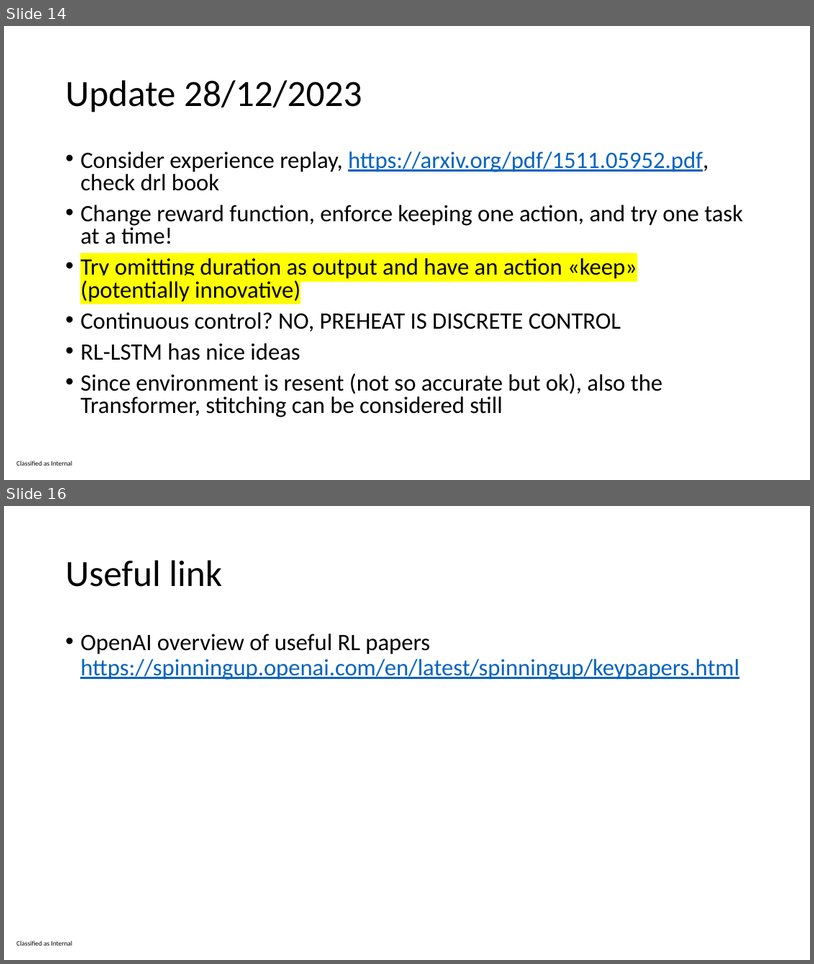
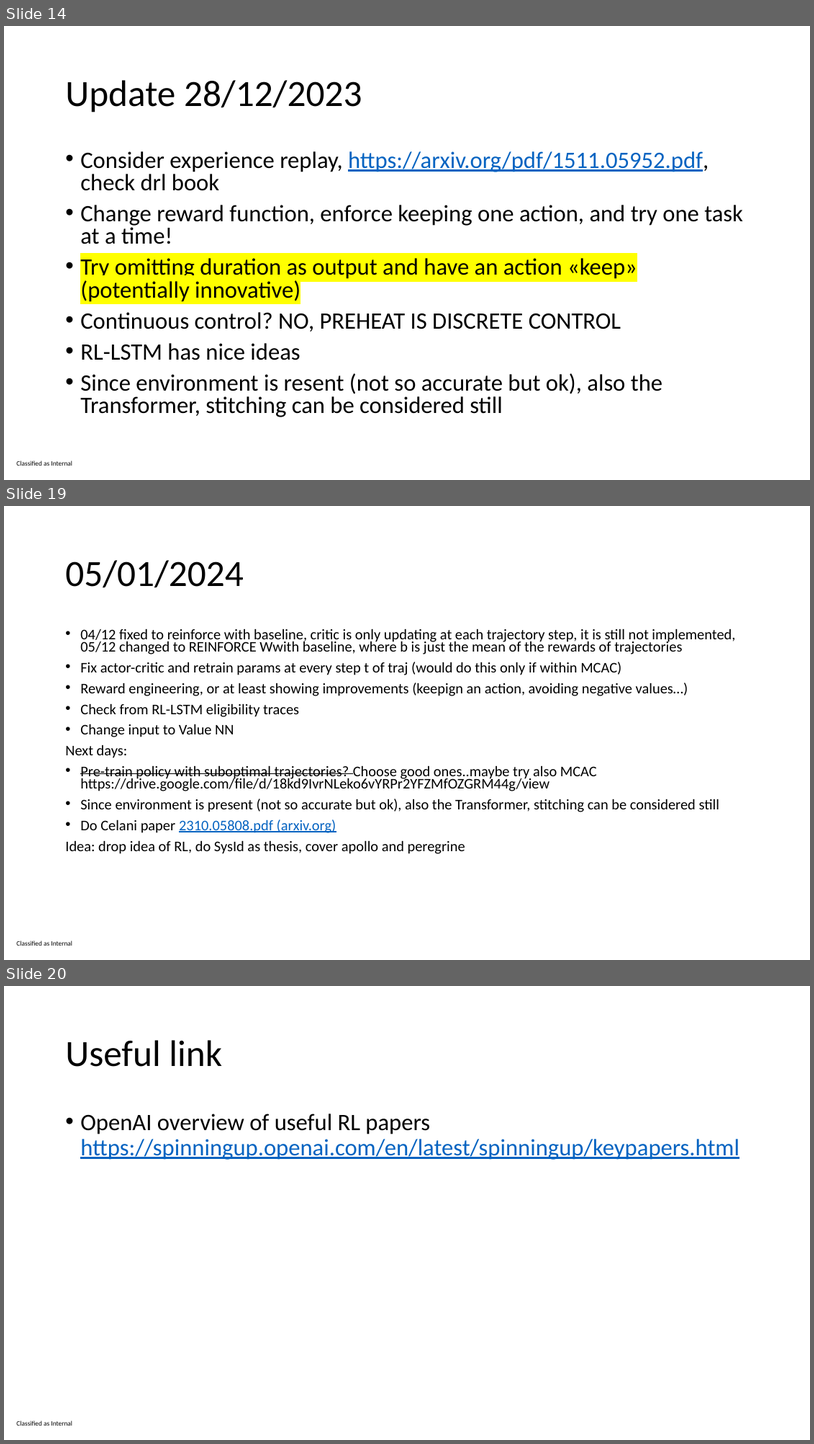
Before and after one commit to ImolaFodor/offline-rl-thesis, a slide deck: thesis proposal planning pre-heat.pptx. Shown one above the other, each under a label of ours: slides 14 and 16 before the commit, slides 14, 19 and 20 after it; the slides between them are not shown. The pictures are 814x964 and 814x1444 pixels, drawn with LibreOffice and Linux fonts; fonts in the diff are those of the drawing. Boxes give left, top, right and bottom in pixels: in the first picture for what was removed or moved away, otherwise in the second. Text is boxed around its words. In the diff, an @@ line names an element or a change of style, - is before the commit and + after.

```diff
--- a/thesis proposal planning pre-heat.pptx
+++ b/thesis proposal planning pre-heat.pptx
@@ slide 19 added at [4,506,810,960], background #FFFFFF; not listed: 1 template element that a slide beside it also shows @@
@@ title added at [65,560,244,588], 44 pt, text #000000 @@
+05/01/2024
@@ text added at [65,628,736,854], 17.5 pt, text #000000 @@
+• 04/12 fixed to reinforce with baseline, critic is only updating at each trajectory step, it is still not implemented, 05/12 changed to REINFORCE Wwith baseline, where b is just the mean of the rewards of trajectories
+• Fix actor-critic and retrain params at every step t of traj (would do this only if within MCAC)
+• Reward engineering, or at least showing improvements (keepign an action, avoiding negative values…)
+• Check from RL-LSTM eligibility traces
+• Change input to Value NN
+Next days:
+• Pre-train policy with suboptimal trajectories? Choose good ones..maybe try also MCAC https://drive.google.com/file/d/18kd9IvrNLeko6vYRPr2YFZMfOZGRM44g/view
+• Since environment is present (not so accurate but ok), also the Transformer, stitching can be considered still
+• Do Celani paper 2310.05808.pdf (arxiv.org)
+Idea: drop idea of RL, do SysId as thesis, cover apollo and peregrine
@@ what was slide 16 is now slide 20 @@
```
Also in this commit, not shown: 1 slide changed, 3 other slides added.
